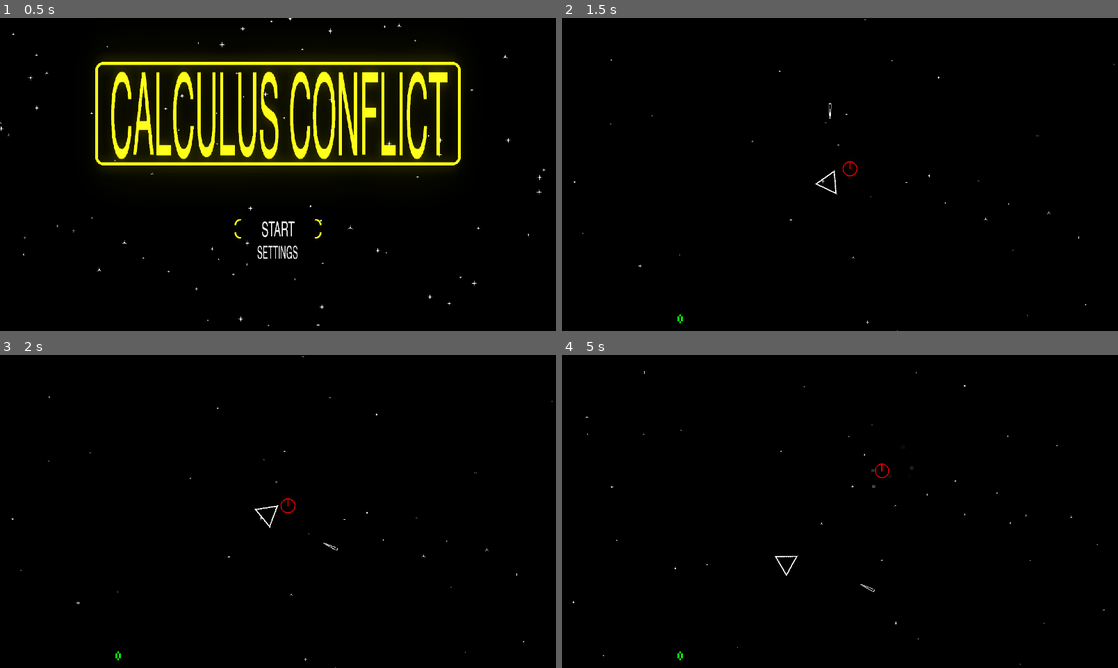
Above: before the commit, frames 1-4 (two rows, left to right).
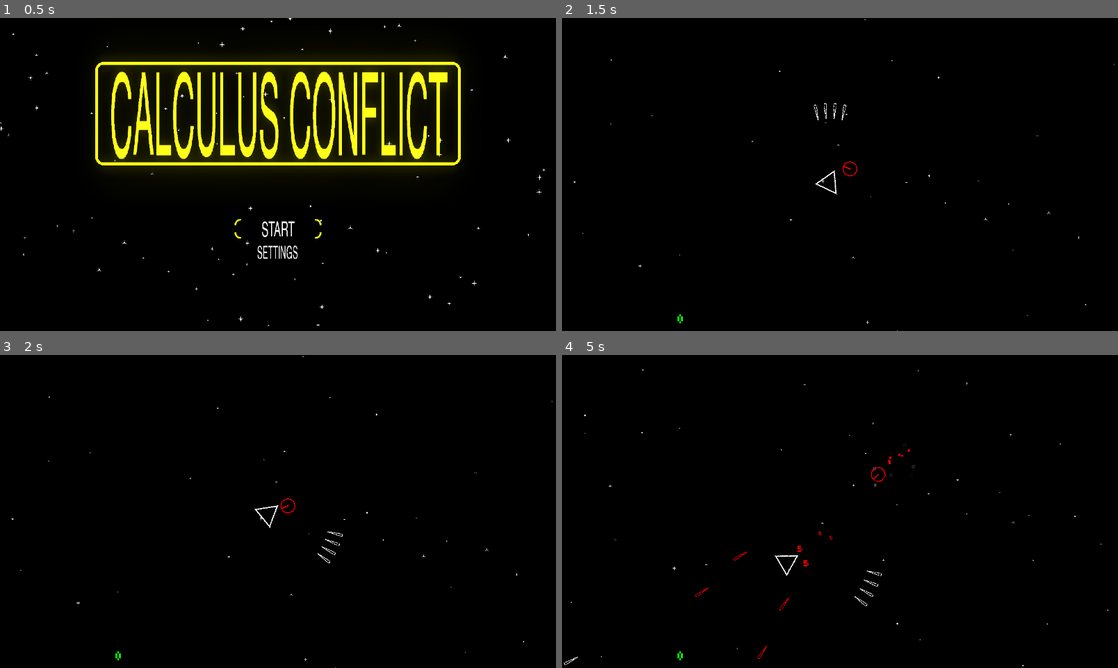
Above: after the commit, the same moments.

Repository: KristoferKoehn/CalculusConflict
Game: Godot game, scene res://Game.tscn
The game is run twice, just before and just after one commit, with the same random seed, the same clock (stepped at 60 frames per second) and the same inputs.
Inputs (mouse positions are in pixels of both pictures, inside the frame that each line leads up to):
- Up to frame 1 (0.5 s): no input
- Up to frame 2 (1.5 s): click (840, 227) at 0.5 s; tap Enter at 1.25 s; hold D (turn_right) from 1.28 s (still down); hold Space (shoot) from 1.28 s (still down)
- Up to frame 3 (2 s): keep holding D (turn_right); keep holding Space (shoot)
- Up to frame 4 (5 s): release D (turn_right) at 2.03 s; release Space (shoot) at 2.03 s; hold A (turn_left) 2.03-2.78 s; tap Space (shoot) at 2.1, 3.6 s; hold D (turn_right) 2.78-3.53 s; hold Space (shoot) 2.78-3.53 s; hold W (thrust) 3.53-4.28 s; hold A (turn_left) from 4.28 s (still down); hold Space (shoot) from 4.28 s (still down)

Frame 1 is identical in both runs. In frame 2, 0.1% of the frame differs, in the area x 45-54%, y 27-51%; in frame 3, 0.1%; in frame 4, 0.4%, in the area x 0-99%, y 4-100%.

Commit message:
starting score integration and ship signalling

Diff:
--- a/Game.gd
+++ b/Game.gd
@@ -8,7 +8,7 @@
 #player management stuff
 var current_players = 1
 var player_colors = []
-var player_scores = [0,0,0,0,0,0]
+var player_scores = [0,0,0,0,0,0,0,0]
 var player_ships = []
 
 var iff_matrix = [[0,1,1,1,1,1,1,1],
@@ -41,3 +41,6 @@
 
 func hostility(this, that):
 	return iff_matrix[this.iff_index][that.iff_index]
+
+func connect_score(ship_node):
+	pass
--- a/Game.tscn
+++ b/Game.tscn
@@ -1,10 +1,6 @@
-[gd_scene load_steps=3 format=2]
+[gd_scene load_steps=2 format=2]
 
-[ext_resource path="res://event_manager.gd" type="Script" id=1]
 [ext_resource path="res://Game.gd" type="Script" id=6]
 
 [node name="Game" type="Node2D"]
 script = ExtResource( 6 )
-
-[node name="event_manager" type="Node" parent="."]
-script = ExtResource( 1 )
--- a/characters/small_drone.gd
+++ b/characters/small_drone.gd
@@ -4,12 +4,10 @@
 var thrusting = false
 var camera_targeted = false
 
-
-
 func _ready():
 	update_colors(player_color)
-	stat_block[enums.modifier_stat.thrust_acceleration] = 5
-	stat_block[enums.modifier_stat.rotate_accel] = .3
+	stat_block[enums.modifier_stat.thrust_acceleration] = 20
+	stat_block[enums.modifier_stat.rotate_accel] = .2
 	stat_block[enums.modifier_stat.fire_rate] = 2
 	stat_block[enums.modifier_stat.burst_count] = 2
 	stat_manager.initialize()
--- a/entity/ship_controllers/player_control.gd
+++ b/entity/ship_controllers/player_control.gd
@@ -3,10 +3,10 @@
 var player_ship = null
 # Called when the node enters the scene tree for the first time.
 func _ready():
-	pass
+	set_player(1, get_node("ship"))
 
 func set_player(index, ship_node):
-	self.add_child(ship_node)
+	#self.add_child(ship_node)
 	player_ship = ship_node
 	player_ship.add_to_group("player")
 	player_ship.iff_index = index
--- a/objects/LaserWeapon.gd
+++ b/objects/LaserWeapon.gd
@@ -33,7 +33,7 @@
 func _fire_laser():
 	update_color()
 	if stat_manager.get_stat(enums.modifier_stat.bullet_count) > 1:
-		var spread_step = get_parent().spread_angle/(1.0 * get_parent().projectiles - 1)
+		var spread_step = get_parent().spread_angle/(1.0 * stat_manager.get_stat(enums.modifier_stat.bullet_count) - 1)
 		var spread_start = get_parent().rotation - get_parent().spread_angle/2.0
 		for n in range(0, stat_manager.get_stat(enums.modifier_stat.bullet_count)):
 			var direction_vector = Vector2(cos((spread_start + (n*spread_step)) + PI/2.0), sin((spread_start + (n *spread_step)) + PI/2.0))
--- a/script classes/entity.gd
+++ b/script classes/entity.gd
@@ -12,12 +12,14 @@
 signal end_thrust
 signal fired
 signal rotated
+signal destroyed
+
 
 ##{hull_max, hull_regen, hull_plating, shield_max, shield_regen, shield_plating,
 ##thrust_max, thrust_acceleration, rotate_max, rotate_accel, shot_damage, shot_velocity, bullet_count,
 #tracking_magnetism, burst_count, burst_delay, fire_rate, construct_basic_max, construct_max, construct_advanced_max, construct_firerate
-##construct_hull_max, construct_hull_regen, construct_shield_max, construct_shield_regen}
-var stat_block = [100, 5, 0, 50, 4, 0, 600, 15 ,30, 0.7, 5, 1000, 1 ,0,1, 0.2, 0.5, 0,0,0,0,0,0,0,0]
+##construct_hull_max, construct_hull_regen, construct_shield_max, construct_shield_regen, ship_score}
+var stat_block = [100, 5, 0, 50, 4, 0, 600, 15 ,30, 0.7, 5, 1000, 4 ,0,1, 0.2, 0.5, 0,0,0,0,0,0,0,0, 100]
 
 var out_of_bounds = false
 var bounds_velocity = Vector2(0,0)
@@ -39,7 +41,6 @@
 var spread_angle = PI * 8/64.0 #RADIANS!!!!
 
 
-
 var last_player_damaged = -1
 
 var on_fire = false
@@ -56,7 +57,8 @@
 	pass
 
 func _process(delta):
-	pass
+	if hull < 1:
+		explode()
 
 # Called every frame. 'delta' is the elapsed time since the previous frame.
 func _physics_process(delta):
@@ -102,3 +104,6 @@
 		adjusted_damage = incoming_damage - stat_manager.get_stat(enums.modifier_stat.hull_plating)
 		hull = hull - adjusted_damage
 		return adjusted_damage
+
+func explode():
+	emit_signal("destroyed", last_player_damaged, stat_manager.get_stat(enums.modifier_stat.ship_score))
--- a/script classes/enum_class.gd
+++ b/script classes/enum_class.gd
@@ -6,7 +6,7 @@
 enum modifier_stat {hull_max, hull_regen, hull_plating, shield_max, shield_regen, shield_plating,
 thrust_max, thrust_acceleration, rotate_max, rotate_accel, shot_damage, shot_velocity, bullet_count,
 tracking_magnetism, burst_count, burst_delay, fire_rate, construct_basic_max, construct_max, construct_advanced_max, construct_firerate
-construct_hull_max, construct_hull_regen, construct_shield_max, construct_shield_regen}
+construct_hull_max, construct_hull_regen, construct_shield_max, construct_shield_regen, ship_score}
 
 # Called when the node enters the scene tree for the first time.
 func _ready():
Not shown, changed: .mono/metadata/ide_messaging_meta.txt
